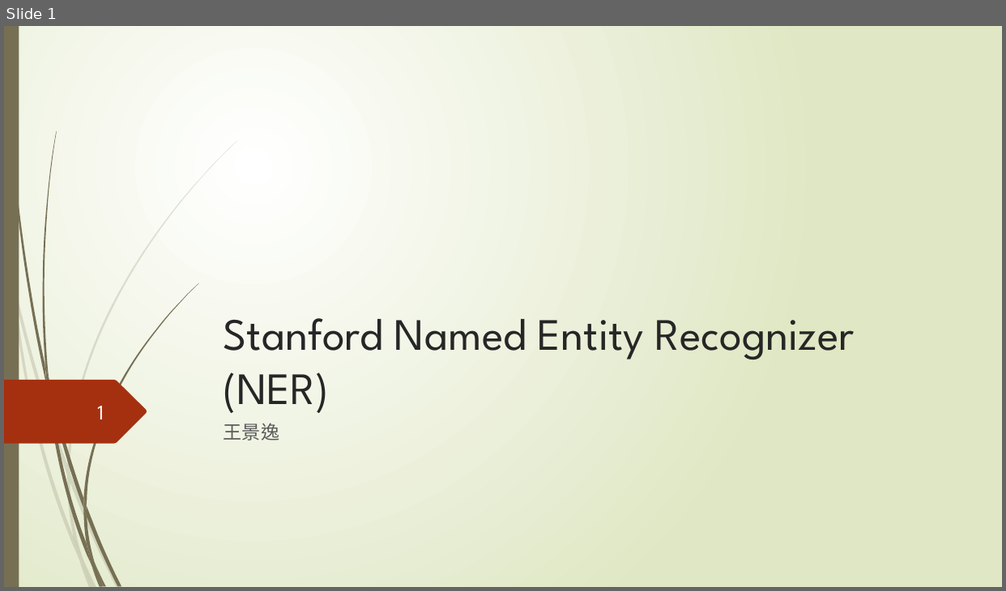
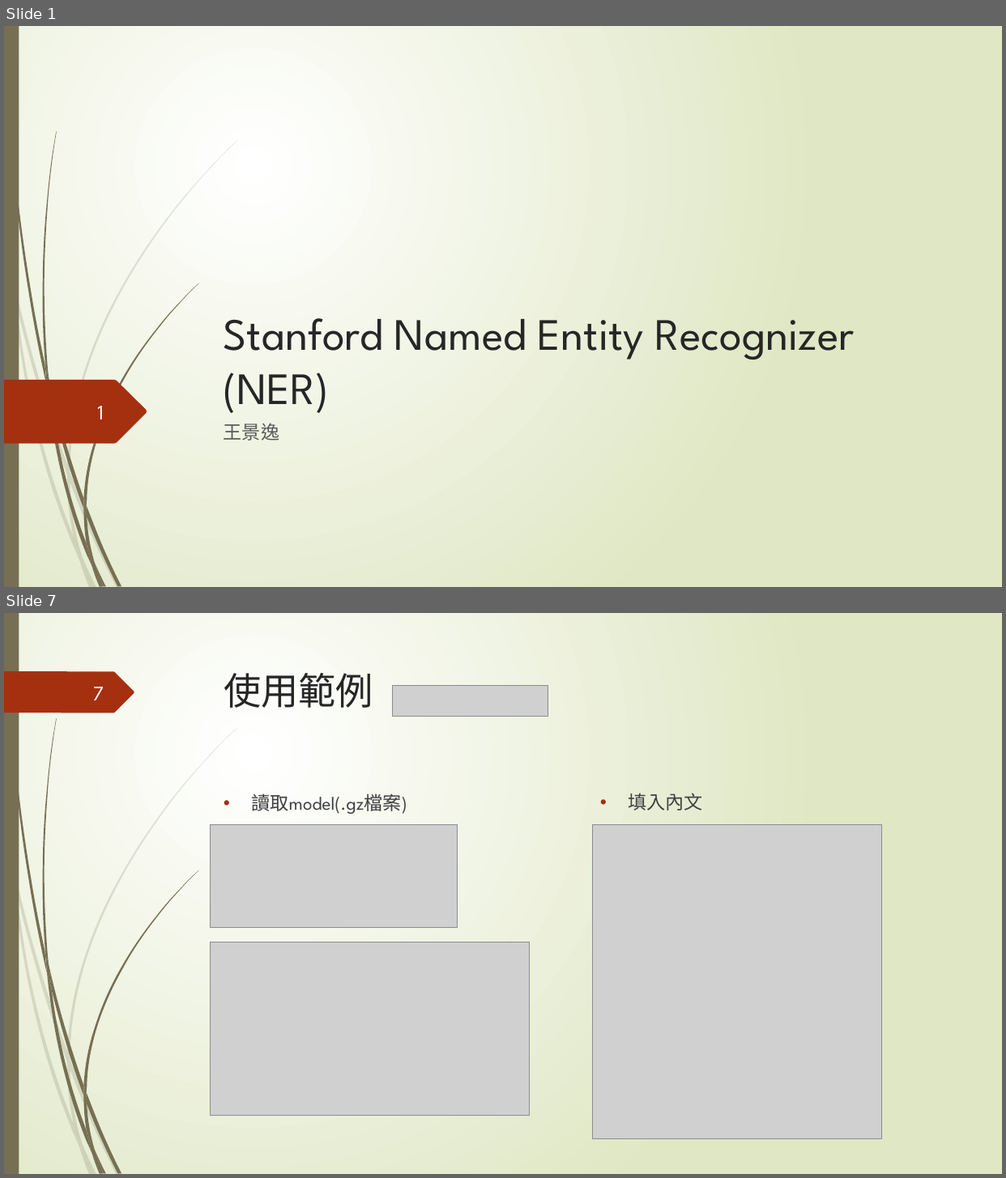
Before and after one commit to kather0912888/PPT, a slide deck: stanford ner.pptx. Shown one above the other, each under a label of ours: slide 1 before the commit, slides 1 and 7 after it; the slides between them are not shown. The pictures are 1006x591 and 1006x1178 pixels, drawn with LibreOffice and Linux fonts; fonts in the diff are those of the drawing; grey boxes stand for pictures. Boxes give left, top, right and bottom in pixels: in the first picture for what was removed or moved away, otherwise in the second. Text is boxed around its words. In the diff, an @@ line names an element or a change of style, - is before the commit and + after.

```diff
--- a/stanford ner.pptx
+++ b/stanford ner.pptx
@@ slide 7 added at (x1=4, y1=613, x2=1002, y2=1174), background gradient #FFFFFF to #DFE8C4; not listed: 23 template elements that a slide beside it also shows @@
@@ freeform shape added at (x1=4, y1=671, x2=134, y2=713), fill #A53010 @@
@@ title added at (x1=224, y1=673, x2=373, y2=708), 36 pt, text #262626 @@
+使用範例
@@ page number added at (x1=93, y1=687, x2=104, y2=700), 20 pt, text #FEFFFF @@
+7
@@ picture added at (x1=393, y1=686, x2=548, y2=717) @@
@@ text added at (x1=252, y1=794, x2=407, y2=814), 18 pt, text #404040 @@
+• 讀取model(.gz檔案)
@@ text added at (x1=629, y1=793, x2=703, y2=811), 18 pt, text #404040 @@
+• 填入內文
@@ picture added at (x1=210, y1=825, x2=457, y2=928) @@
@@ picture added at (x1=592, y1=825, x2=882, y2=1139) @@
@@ picture added at (x1=210, y1=943, x2=530, y2=1116) @@
```
Also in this commit, not shown: 5 slides changed, 8 other slides added, 2 slides removed.
